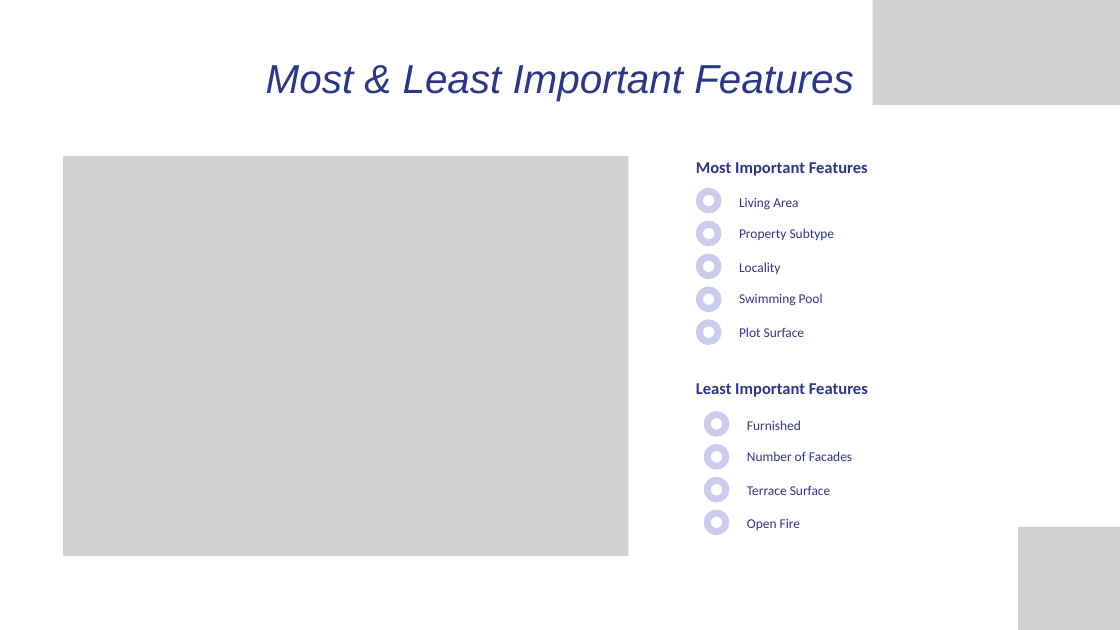
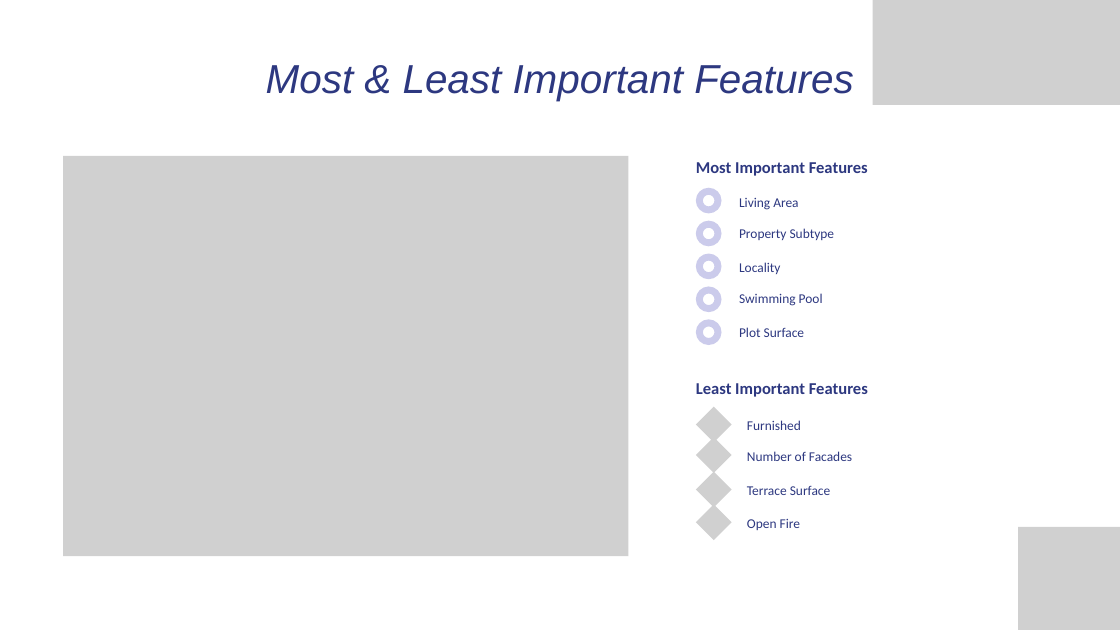
Before and after one commit to Alkszo/immo_eliza_analysis, a slide deck: slide 16 of presentation/immo-eliza_analysis.pptx. Drawn at 1120x630 pixels with LibreOffice and Linux fonts; fonts in the diff are those of the drawing; grey boxes stand for pictures. Boxes give left, top, right and bottom in pixels: in the first picture for what was removed or moved away, otherwise in the second. Text is boxed around its words. In the diff, an @@ line names an element or a change of style, - is before the commit and + after.

```diff
--- a/presentation/immo-eliza_analysis.pptx
+++ b/presentation/immo-eliza_analysis.pptx
@@ group added at [696,406,732,540]: 4 pictures @@
@@ group removed at [704,411,730,535]: 4 freeform shapes @@
```
Also in this commit, not shown: 5 other slides changed.
